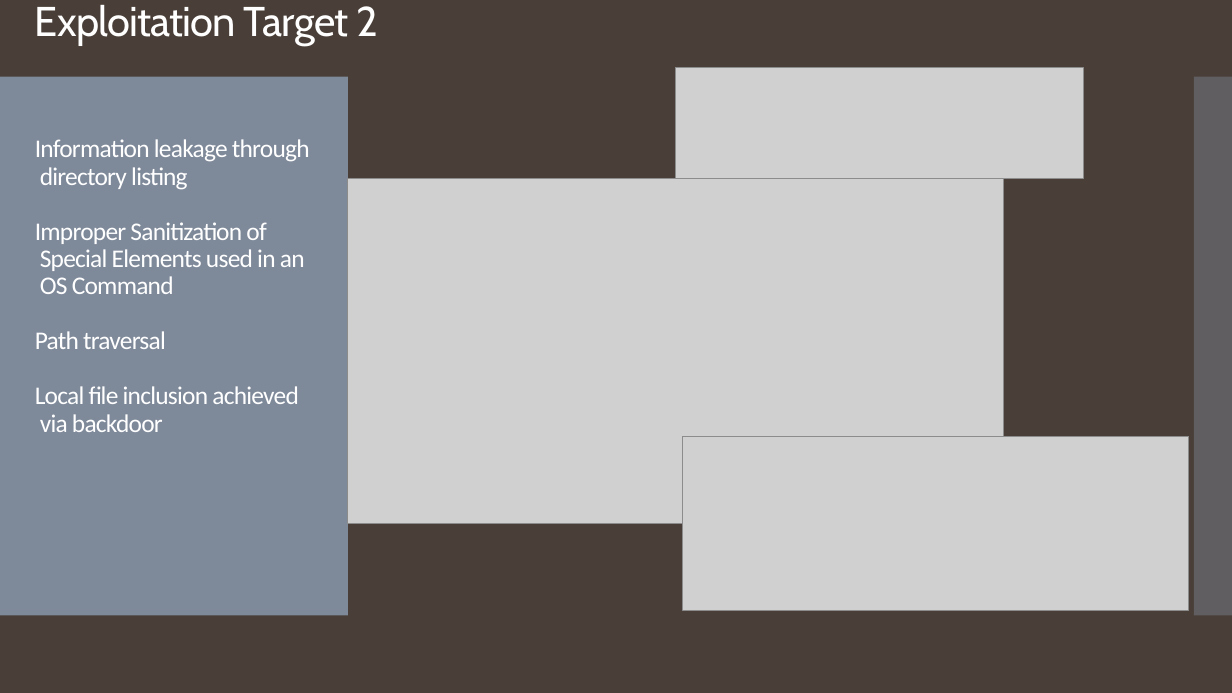
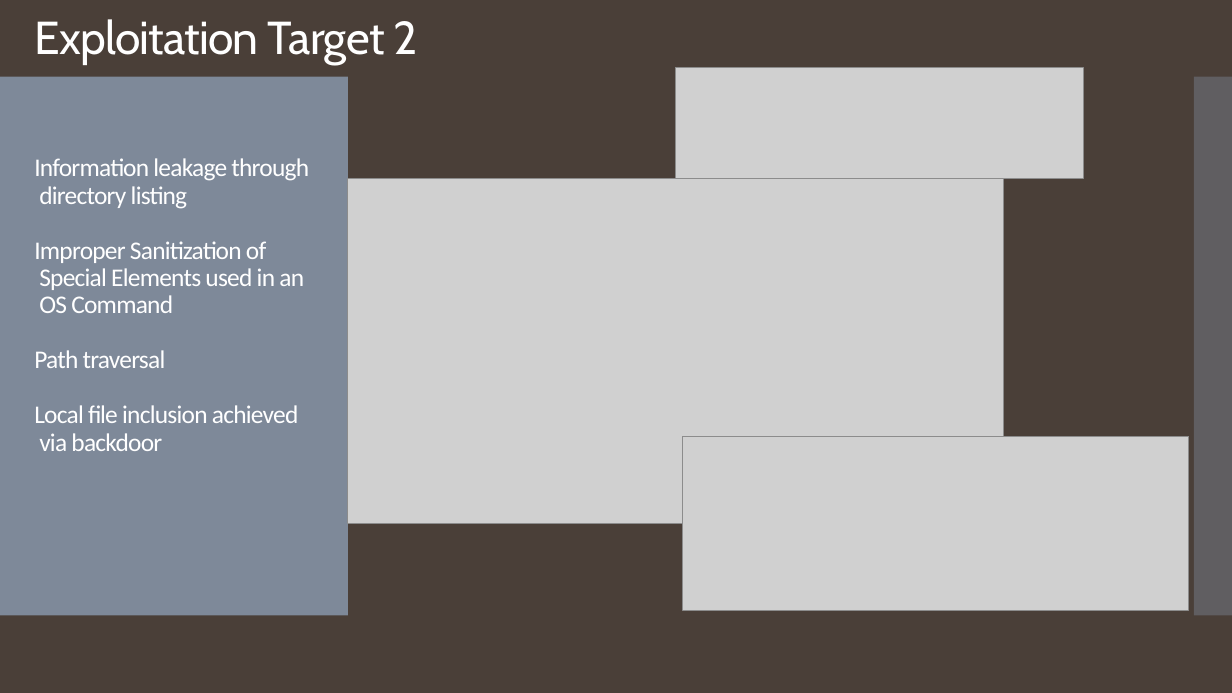
Before and after one commit to forrestaj64/Vulnerabilities-Attack-Defend-Remediate, a slide deck: slide 9 of Overiew-Presentation.pptx (slide 7 before the commit). Drawn at 1232x693 pixels with LibreOffice and Linux fonts; fonts in the diff are those of the drawing; grey boxes stand for pictures. Boxes give left, top, right and bottom in pixels: in the first picture for what was removed or moved away, otherwise in the second. Text is boxed around its words. In the diff, an @@ line names an element or a change of style, - is before the commit and + after.

```diff
--- a/Overiew-Presentation.pptx
+++ b/Overiew-Presentation.pptx
@@ title "Exploitation Target 2 Information leakage ..." at (34, 19, 417, 451): size 32.4 to 36 pt in "Exploitation Target 2" @@
```
Also in this commit, not shown: 7 other slides changed, 4 slides added, 2 slides removed.
